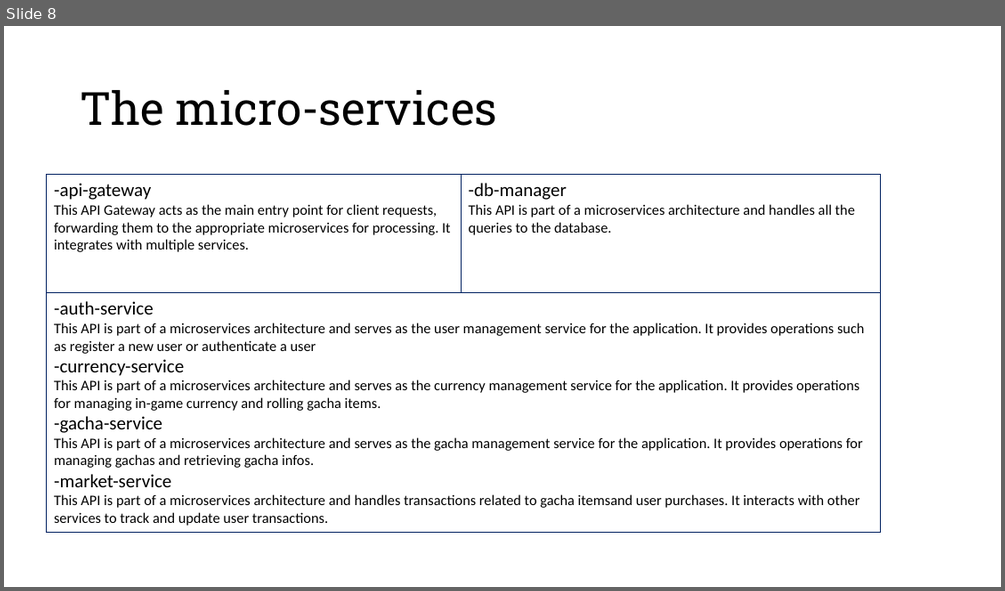
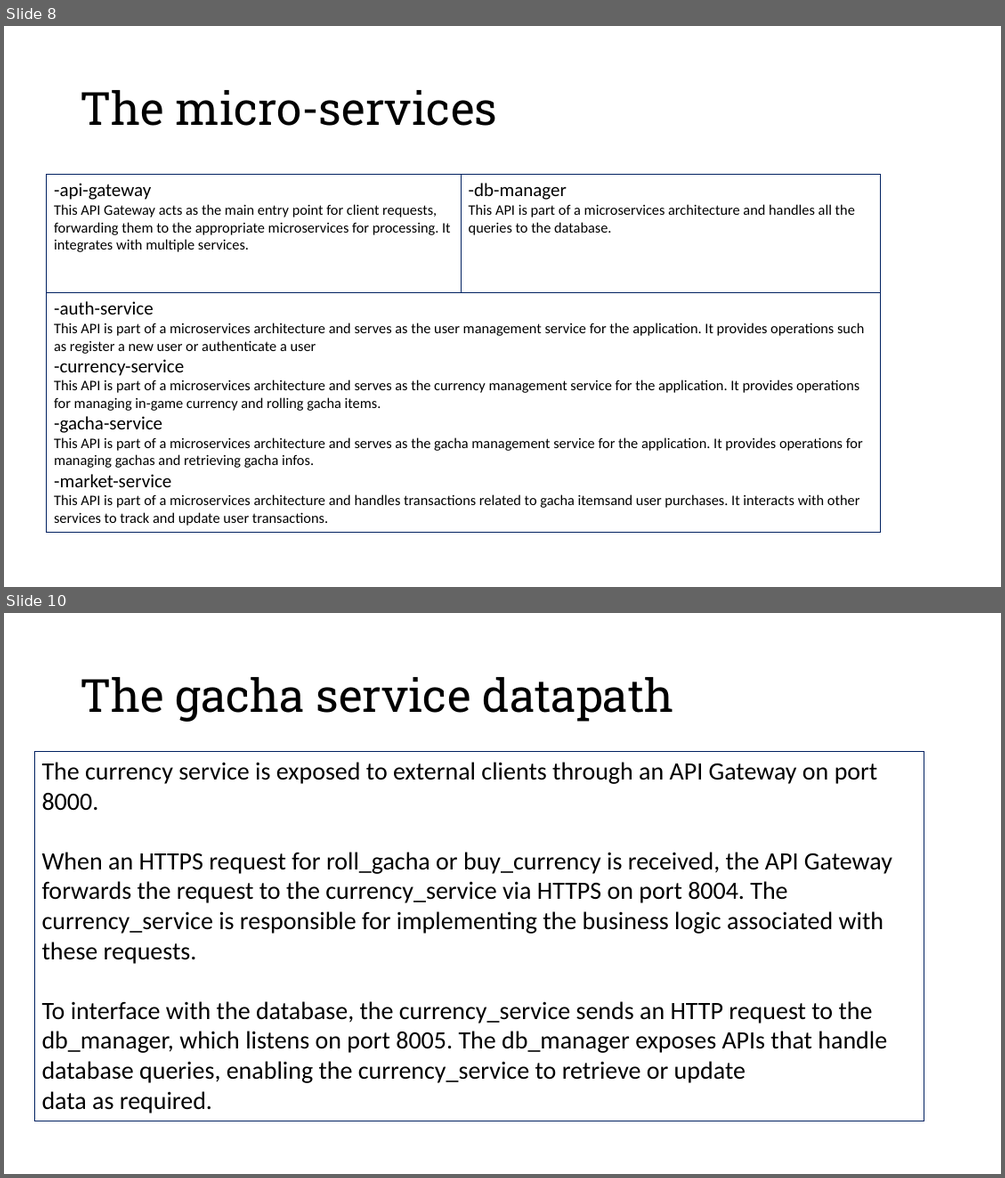
Before and after one commit to ardiz99/TBAse, a slide deck: doc/Gacha Collection.pptx. Shown one above the other, each under a label of ours: slide 8 before the commit, slides 8 and 10 after it; the slides between them are not shown. The pictures are 1005x591 and 1005x1178 pixels, drawn with LibreOffice and Linux fonts; fonts in the diff are those of the drawing. Boxes give left, top, right and bottom in pixels: in the first picture for what was removed or moved away, otherwise in the second. Text is boxed around its words. In the diff, an @@ line names an element or a change of style, - is before the commit and + after.

```diff
--- a/doc/Gacha Collection.pptx
+++ b/doc/Gacha Collection.pptx
@@ slide 10 added at [4,613,1001,1174], background #FFFFFF @@
@@ title added at [80,677,674,722], 44 pt, text #000000 @@
+The gacha service datapath
@@ rectangle added at [34,751,924,1121], outline #002060 0.75 pt, 24 pt, text #000000 @@
+The currency service is exposed to external clients through an API Gateway on port 8000.
+When an HTTPS request for roll_gacha or buy_currency is received, the API Gateway forwards the request to the currency_service via HTTPS on port 8004. The currency_service is responsible for implementing the business logic associated with these requests.
+To interface with the database, the currency_service sends an HTTP request to the db_manager, which listens on port 8005. The db_manager exposes APIs that handle database queries, enabling the currency_service to retrieve or update data as required.
```
Also in this commit, not shown: 1 other slide added, 1 other file.
